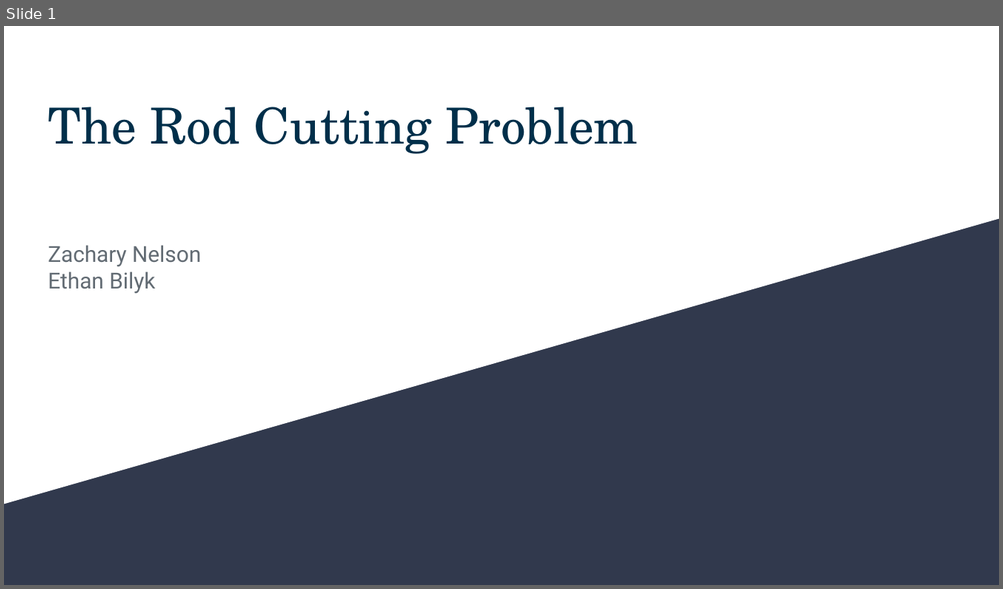
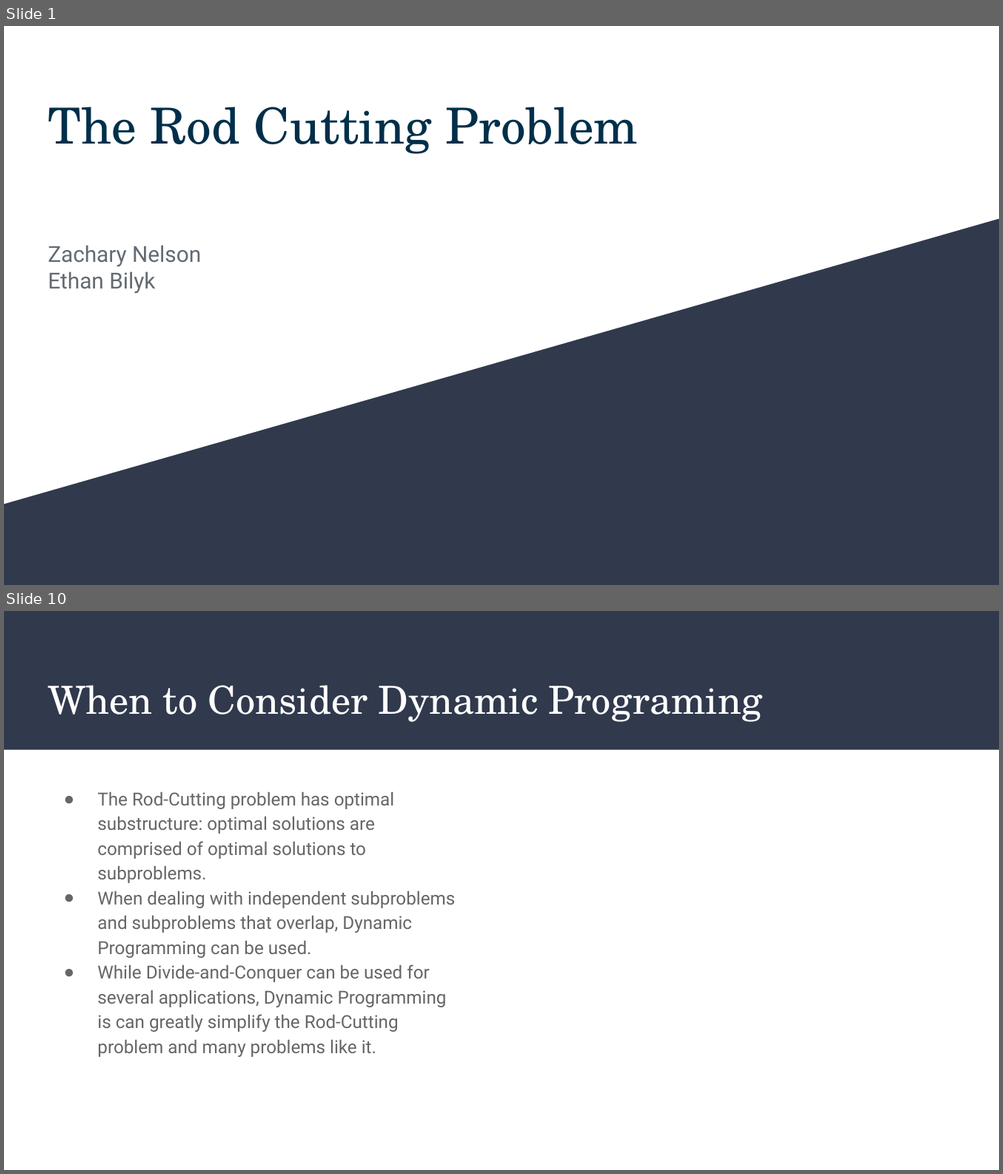
Before and after one commit to Primeeight/C311-Project, a slide deck: doc/The Rod Cutting Problem.pptx. Shown one above the other, each under a label of ours: slide 1 before the commit, slides 1 and 10 after it; the slides between them are not shown. The pictures are 1003x589 and 1003x1174 pixels, drawn with LibreOffice and Linux fonts; fonts in the diff are those of the drawing. Boxes give left, top, right and bottom in pixels: in the first picture for what was removed or moved away, otherwise in the second. Text is boxed around its words. In the diff, an @@ line names an element or a change of style, - is before the commit and + after.

```diff
--- a/doc/The Rod Cutting Problem.pptx
+++ b/doc/The Rod Cutting Problem.pptx
@@ slide 10 added at (4,611,999,1170), background #FFFFFF @@
@@ rectangle added at (4,611,999,750), fill #31394D @@
@@ title added at (48,685,762,722), 28 pt, text #FFFFFF @@
+When to Consider Dynamic Programing
@@ text added at (97,792,455,1057), 13 pt, text #666666 @@
+● The Rod-Cutting problem has optimal substructure: optimal solutions are comprised of optimal solutions to subproblems.
+● When dealing with independent subproblems and subproblems that overlap, Dynamic Programming can be used.
+● While Divide-and-Conquer can be used for several applications, Dynamic Programming is can greatly simplify the Rod-Cutting problem and many problems like it.
```
Also in this commit, not shown: 11 other slides added, 1 other file.
